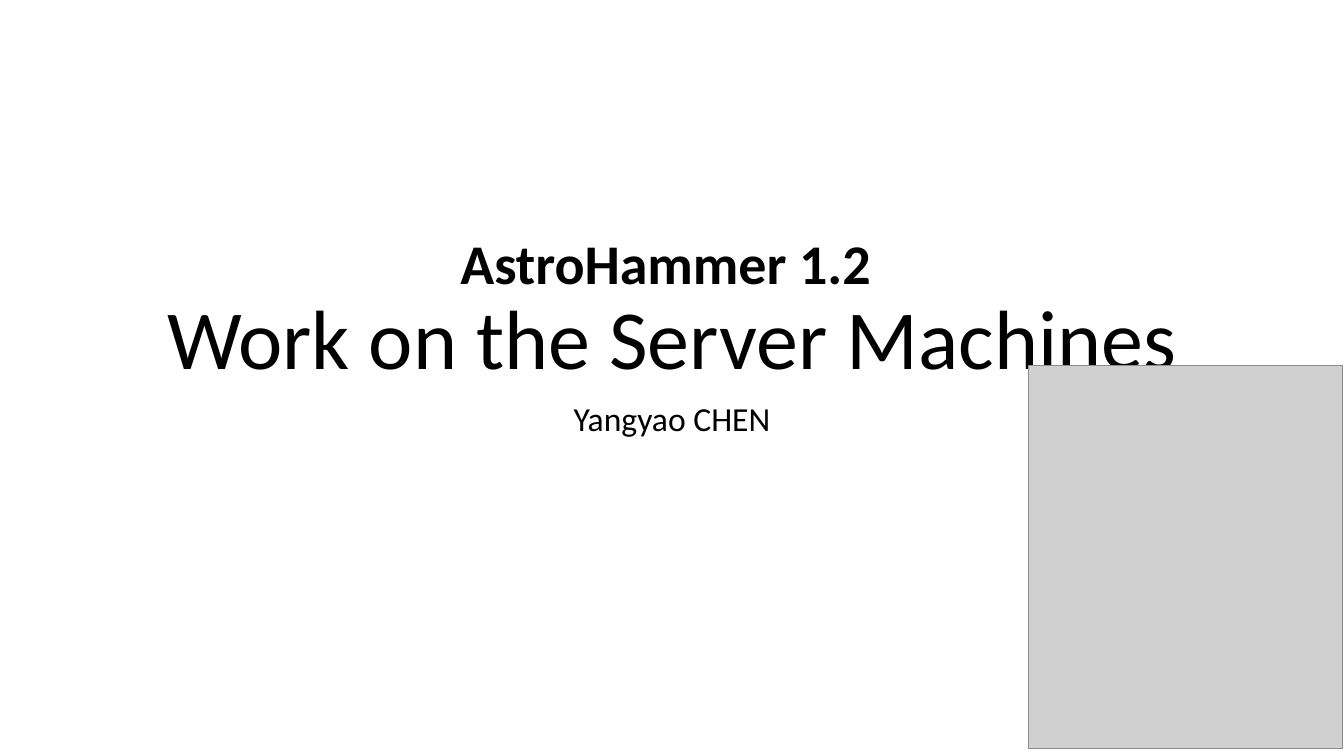
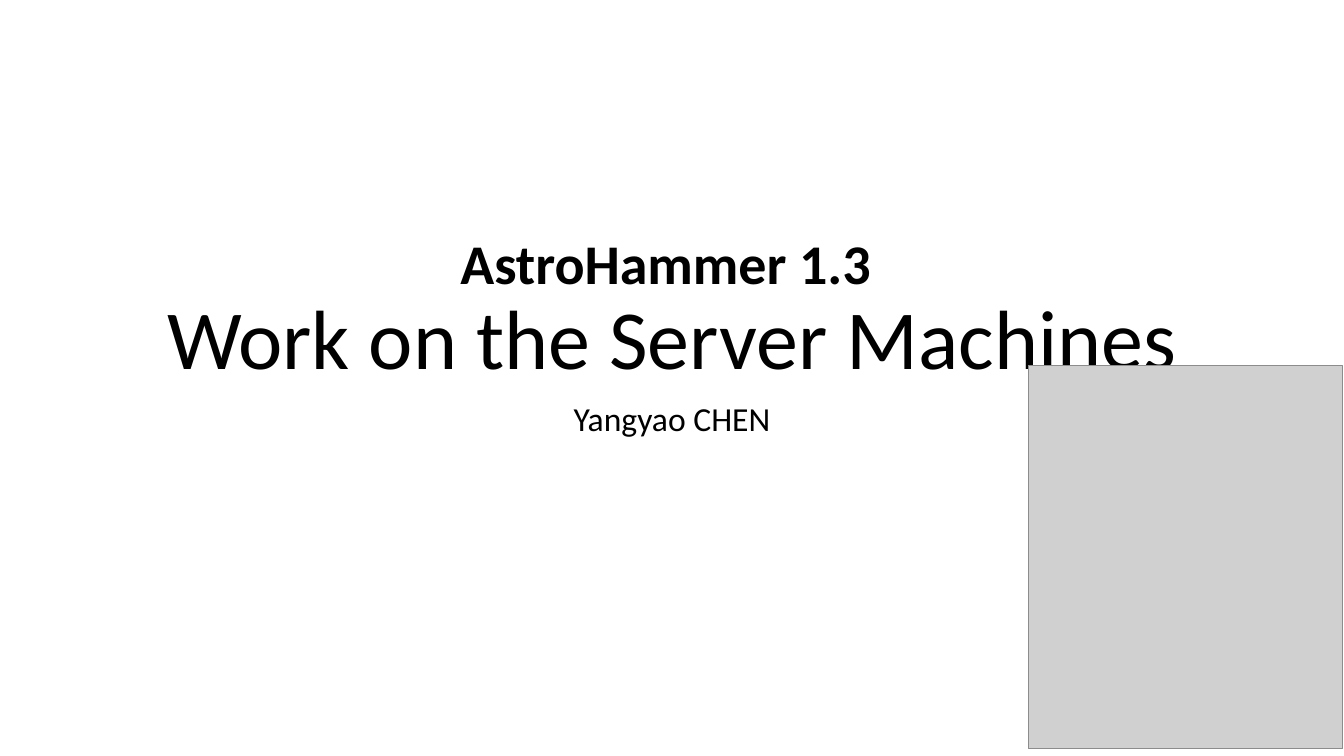
Before and after one commit to ChenYangyao/project-astro-hammer, a slide deck: slide 1 of docs/usage/project-management/src/work-on-servers/Ch1.3-work-on-servers.pptx. Drawn at 1344x756 pixels with LibreOffice and Linux fonts; fonts in the diff are those of the drawing; grey boxes stand for pictures. Boxes give left, top, right and bottom in pixels: in the first picture for what was removed or moved away, otherwise in the second. Text is boxed around its words. In the diff, an @@ line names an element or a change of style, - is before the commit and + after.

```diff
--- a/docs/usage/project-management/src/work-on-servers/Ch1.3-work-on-servers.pptx
+++ b/docs/usage/project-management/src/work-on-servers/Ch1.3-work-on-servers.pptx
@@ title at [167,247,1176,388]: text changed @@
-AstroHammer 1.2
-Work on the Server Machines
+AstroHammer 1.3
+Work on the Server Machines
```
Also in this commit, not shown: 1 slide added, 1 other file.
